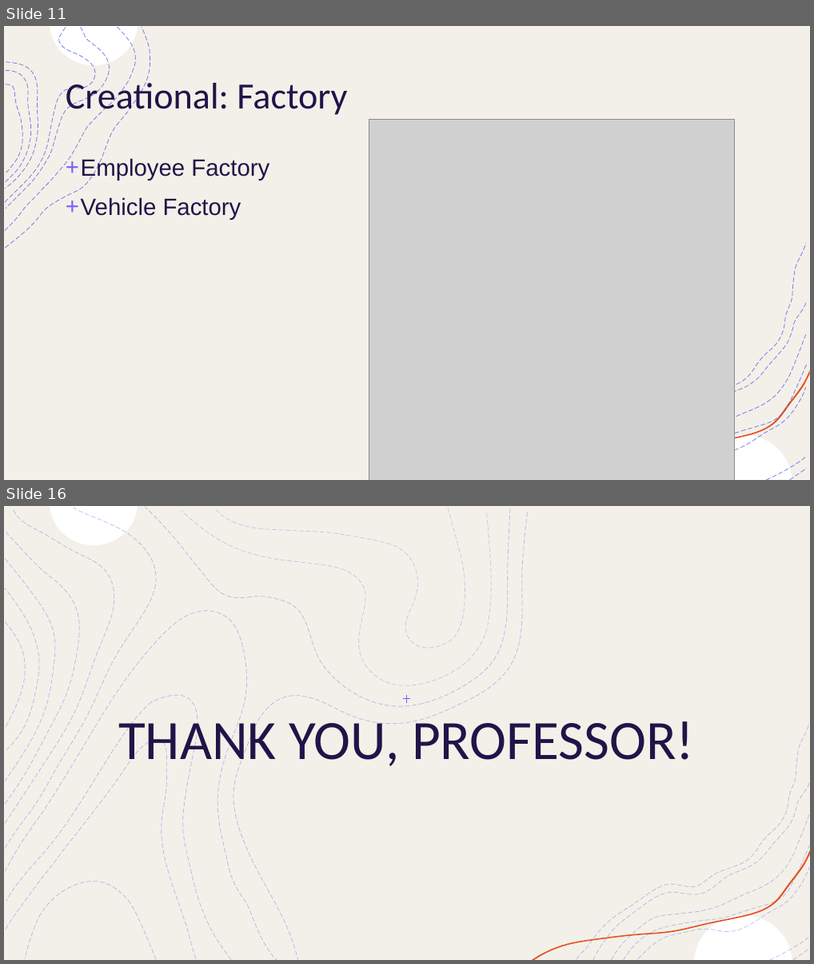
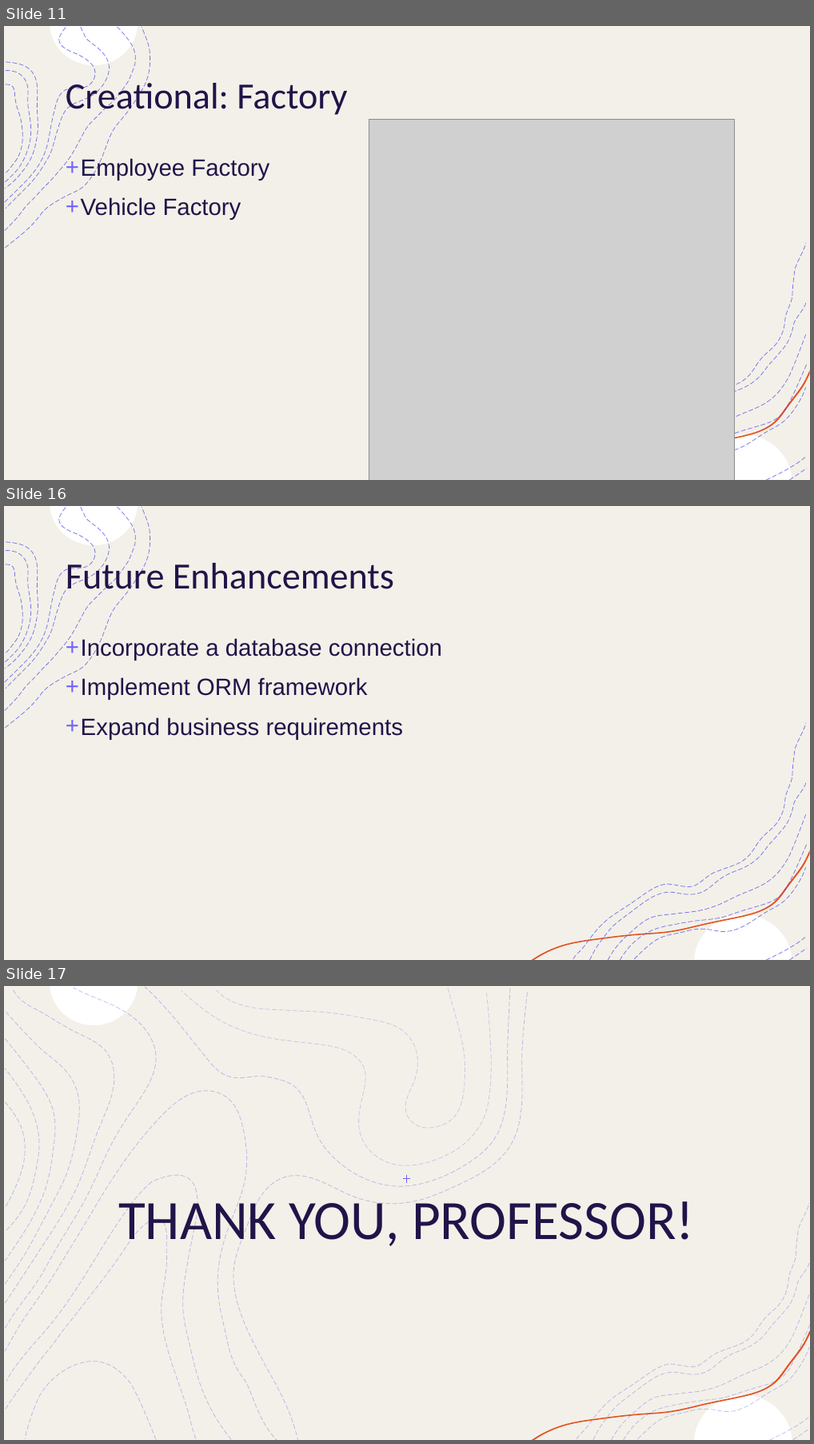
Before and after one commit to rajivranjan7/RideNow, a slide deck: Ridenow_Presentation.pptx. Shown one above the other, each under a label of ours: slides 11 and 16 before the commit, slides 11, 16 and 17 after it; the slides between them are not shown. The pictures are 814x964 and 814x1444 pixels, drawn with LibreOffice and Linux fonts; fonts in the diff are those of the drawing; grey boxes stand for pictures. Boxes give left, top, right and bottom in pixels: in the first picture for what was removed or moved away, otherwise in the second. Text is boxed around its words. In the diff, an @@ line names an element or a change of style, - is before the commit and + after.

```diff
--- a/Ridenow_Presentation.pptx
+++ b/Ridenow_Presentation.pptx
@@ slide 16 added at (4, 506, 810, 960), background #FFFFFF; not listed: 18 template elements that a slide beside it also shows @@
@@ title added at (66, 557, 394, 597), 44 pt, text #201449 @@
+Future Enhancements
@@ text added at (81, 638, 442, 740), 28 pt, text #201449 @@
++ Incorporate a database connection
++ Implement ORM framework
++ Expand business requirements
@@ what was slide 16 is now slide 17 @@
```
Also in this commit, not shown: 6 slides changed.
